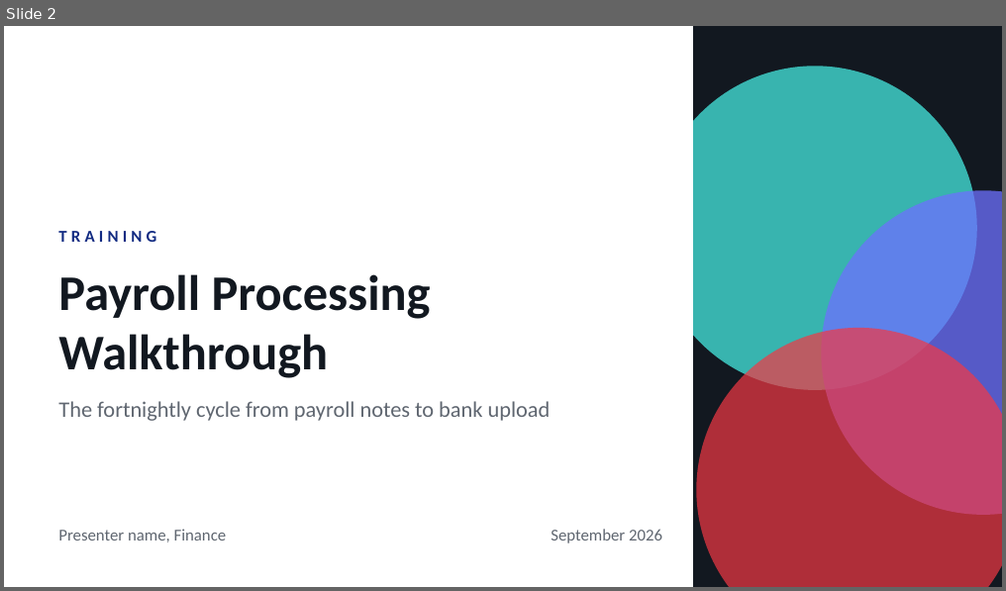
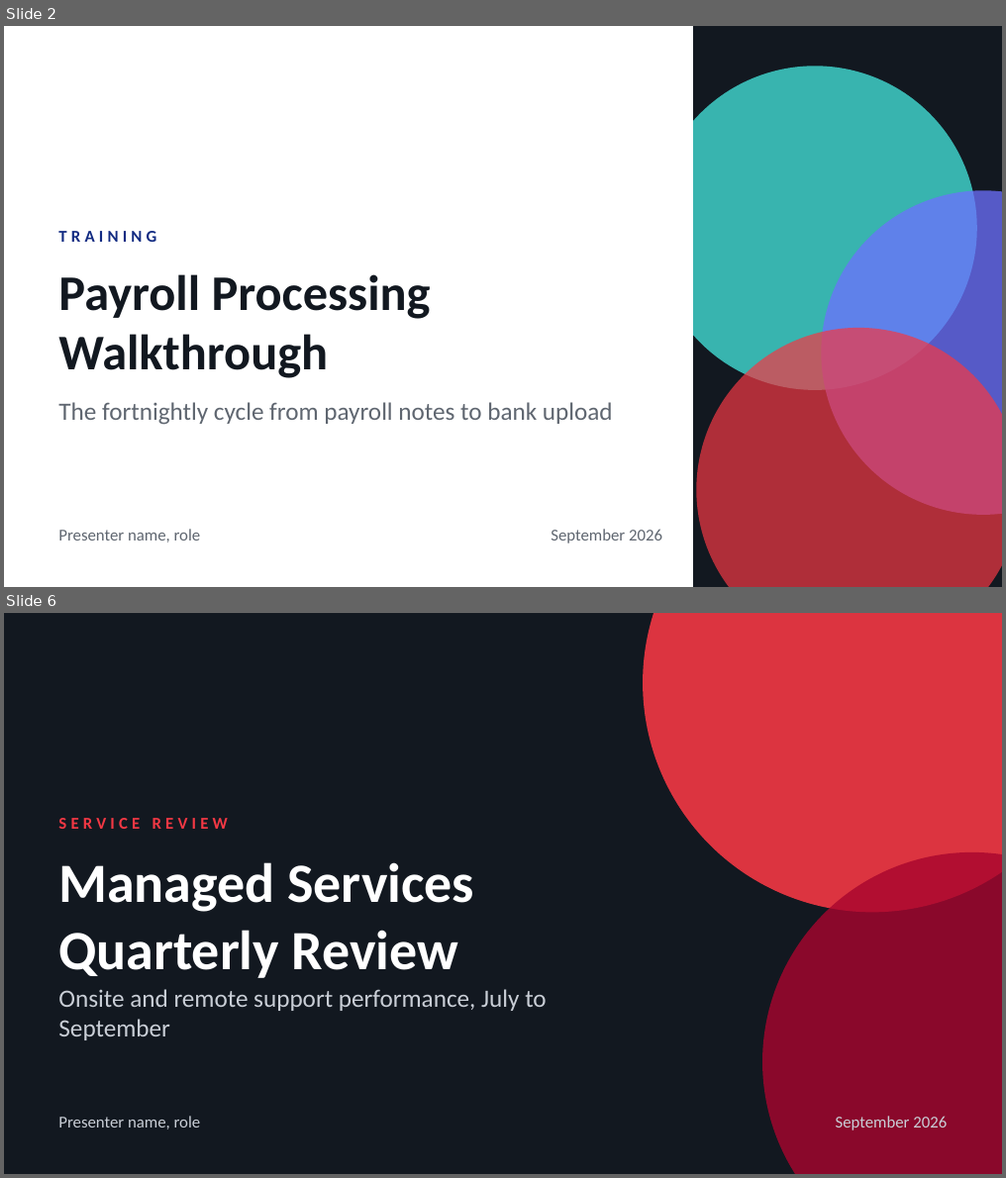
Before and after one commit to WesleyNelson-O33/Claude, a slide deck: presentation/CTS Presentation Template.pptx. Shown one above the other, each under a label of ours: slide 2 before the commit, slides 2 and 6 after it; the slides between them are not shown. The pictures are 1006x591 and 1006x1178 pixels, drawn with LibreOffice and Linux fonts; fonts in the diff are those of the drawing; background and template pictures are left out. Boxes give left, top, right and bottom in pixels: in the first picture for what was removed or moved away, otherwise in the second. Text is boxed around its words. In the diff, an @@ line names an element or a change of style, - is before the commit and + after.

```diff
--- a/presentation/CTS Presentation Template.pptx
+++ b/presentation/CTS Presentation Template.pptx
@@ slide 6 added at [4,613,1002,1174], background #121820 @@
@@ ellipse added at [643,613,1002,912], fill #F33844 at 90% opacity @@
@@ text added at [58,818,228,829], 12 pt, text #F33844, bold @@
+SERVICE REVIEW
@@ title added at [58,862,474,978], 40 pt, text #FFFFFF, bold @@
+Managed Services Quarterly Review
@@ ellipse added at [762,853,1002,1174], fill #A8052E at 80% opacity @@
@@ text added at [58,989,546,1041], 18 pt, text #C9CED6 @@
+Onsite and remote support performance, July to September
@@ text added at [58,1116,201,1130], 12 pt, text #C9CED6 @@
+Presenter name, role
@@ text added at [836,1116,946,1131], 12 pt, text #C9CED6 @@
+September 2026
@@ slide 2 changed as well @@
@@ text "The fortnightly cycle from payroll ..." at [58,402,613,425]: size 16 to 18 pt @@
@@ text at [58,529,201,543]: text changed @@
-Presenter name, Finance
+Presenter name, role
```
Also in this commit, not shown: 6 other slides changed, 12 other slides added, 1 slide removed, 17 other files.
